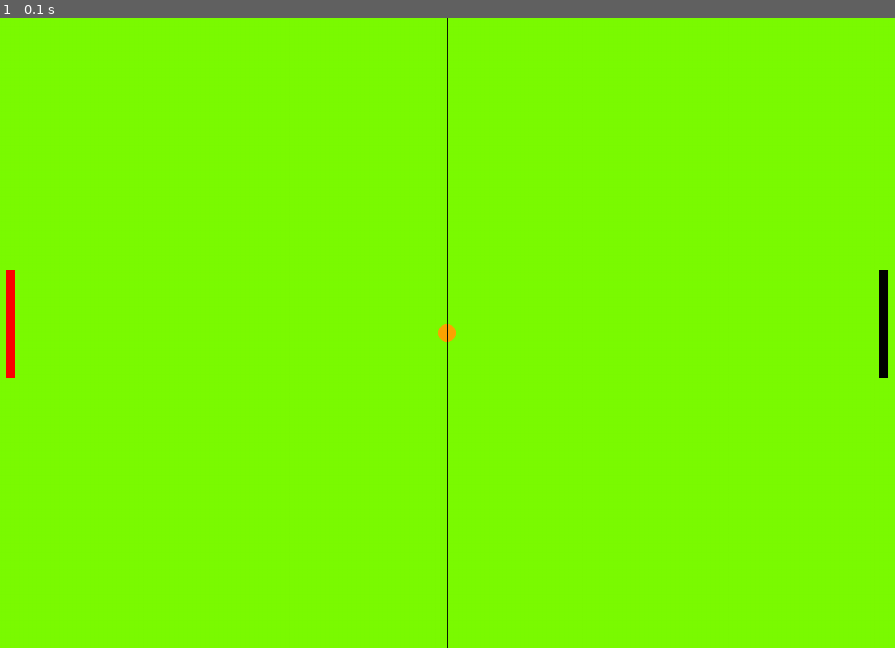
Above: before the commit, frame 1.
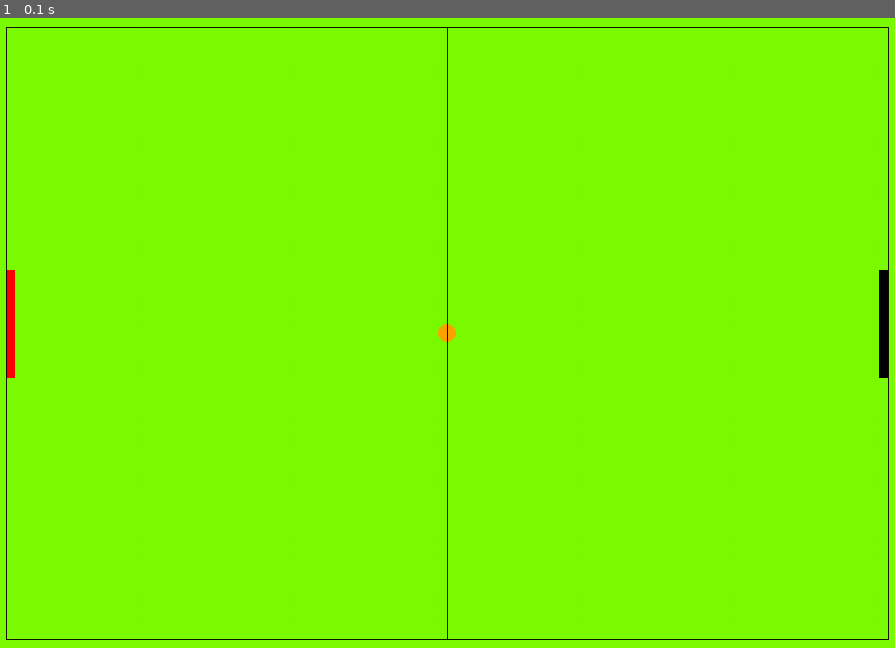
Above: after the commit, the same moment.

Repository: JAYAKANTHARUN/ping_pong_pygame
Game: pygame game, started from main.py
The game is run twice, just before and just after one commit, with the same random seed, the same clock (stepped at 60 frames per second) and the same inputs.
Inputs:
- Up to frame 1 (0.1 s): no input

The runs differ from the first frame. In frame 1, 0.5% of the frame differs, in the area x 0-100%, y 0-100%.

Commit message:
Updated layout

Diff:
--- a/main.py
+++ b/main.py
@@ -36,12 +36,16 @@
             pygame.quit()
             sys.quit()
 
-    #drawing objects
+    #drawing objects and Lines
     screen.fill(bgcolor)
     pygame.draw.rect(screen,player1color,player1)
     pygame.draw.rect(screen,player2color,player2)
     pygame.draw.ellipse(screen,ballcolor,ball)
-    pygame.draw.aaline(screen,linecolor,(screenwidth/2,0),(screenwidth/2,screenheight))
+    pygame.draw.line(screen,linecolor,[10,10],[screenwidth-10,10])
+    pygame.draw.line(screen,linecolor,[10,10],[10,screenheight-10])
+    pygame.draw.line(screen,linecolor,[10,screenheight-10],[screenwidth-10,screenheight-10])
+    pygame.draw.line(screen,linecolor,[screenwidth-10,10],[screenwidth-10,screenheight-10])
+    pygame.draw.line(screen,linecolor,[screenwidth/2,10],[screenwidth/2,screenheight-10])
 
     #updating window
     pygame.display.flip()
